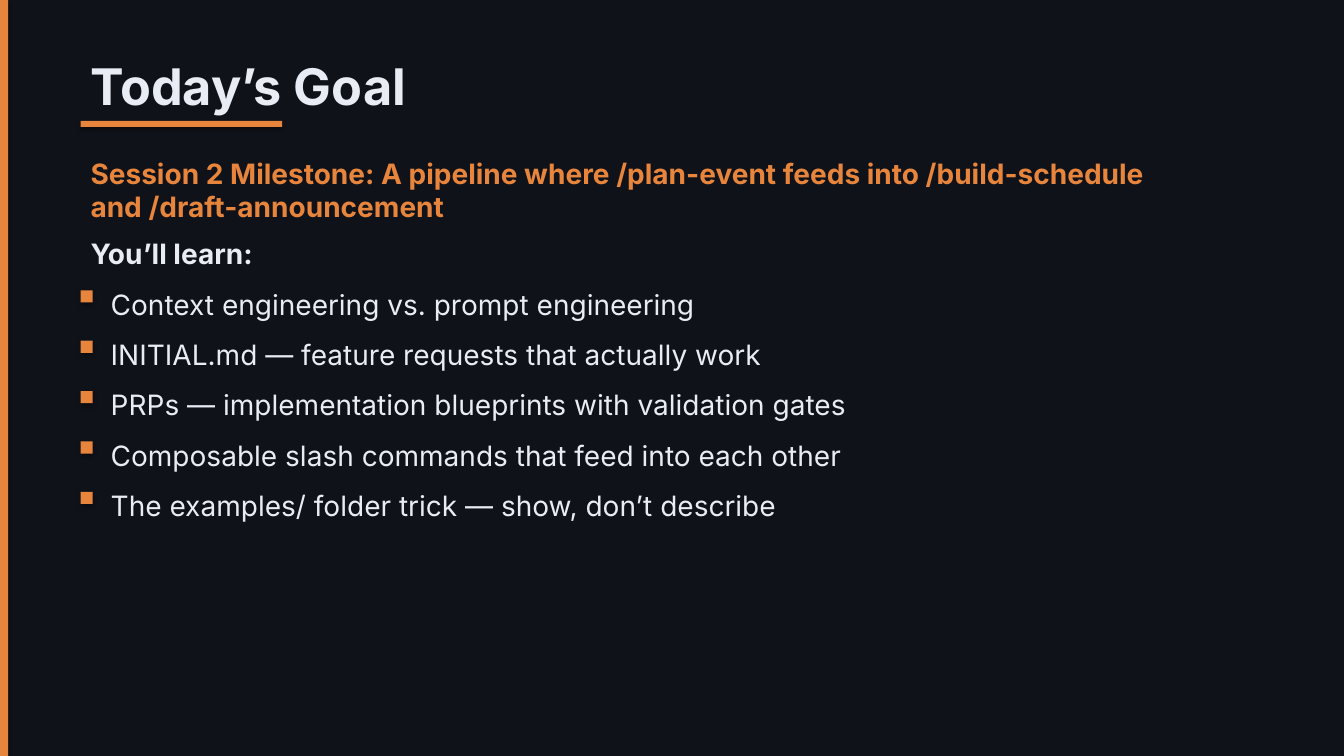
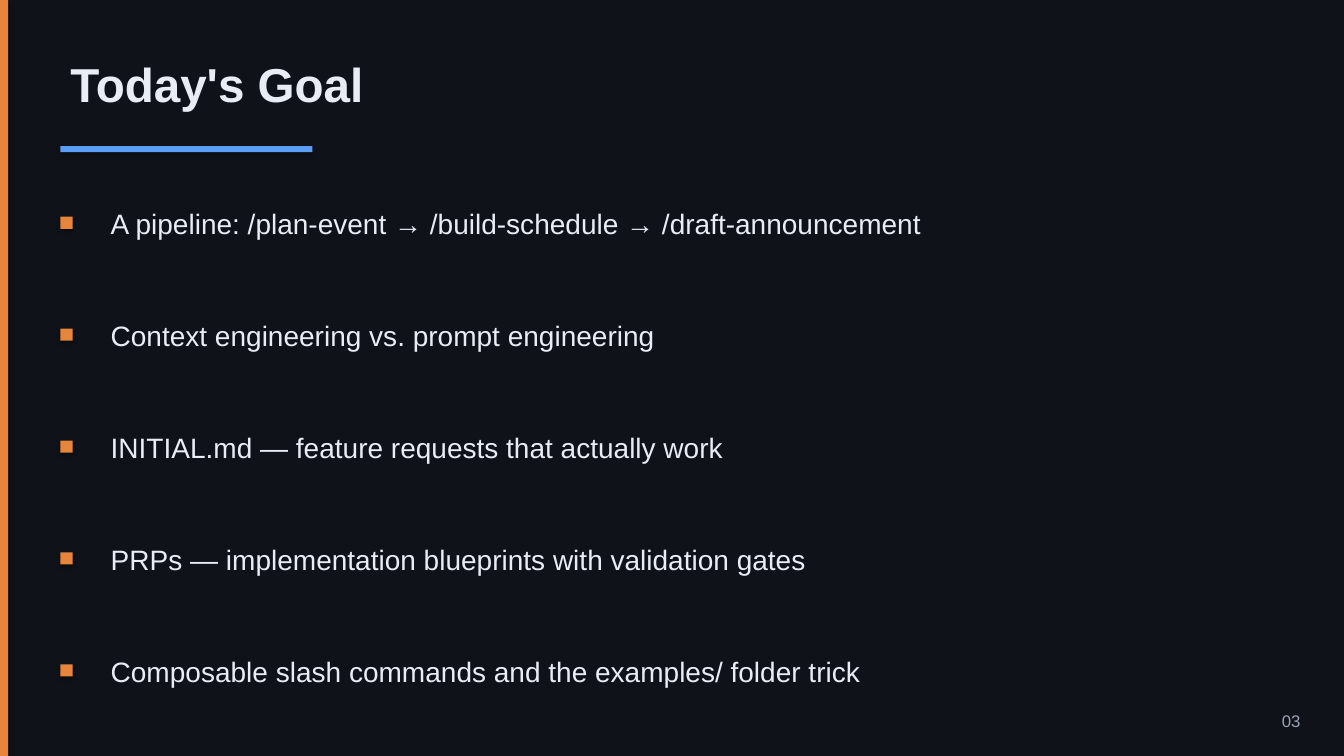
Before and after one commit to nickyeager/tucson-claude-code-meetup, a slide deck: slide 3 of slides/session-2-context-engineering.pptx. Drawn at 1344x756 pixels with LibreOffice and Linux fonts; fonts in the diff are those of the drawing. Boxes give left, top, right and bottom in pixels: in the first picture for what was removed or moved away, otherwise in the second. Text is boxed around its words. In the diff, an @@ line names an element or a change of style, - is before the commit and + after.

```diff
--- a/slides/session-2-context-engineering.pptx
+++ b/slides/session-2-context-engineering.pptx
@@ text at [70, 67, 364, 112]: text changed; size 36 to 34 pt; font Inter to Arial @@
-Today’s Goal
+Today's Goal
@@ rectangle: place and size @@
-rectangle at [81, 121, 282, 127]
+rectangle at [60, 146, 313, 152]
@@ rectangle at [60, 146, 313, 152]: fill #E8853D to #5B9CF5 @@
@@ rectangle: place and size @@
-rectangle at [81, 492, 93, 504]
+rectangle at [60, 217, 73, 229]
@@ text at [111, 213, 921, 239]: text changed; font Inter to Arial; text colour #E8853D to #E8ECF4; bold off @@
-Session 2 Milestone: A pipeline where /plan-event feeds into /build-schedule and /draft-announcement
+A pipeline: /plan-event → /build-schedule → /draft-announcement
@@ text removed at [91, 243, 252, 265] @@
-You’ll learn:
@@ rectangle: place and size @@
-rectangle at [81, 290, 93, 302]
+rectangle at [60, 329, 73, 341]
@@ text "Context engineering vs. prompt engineering": place and size @@
-text "Context engineering vs. prompt engineering" at [111, 294, 694, 321]
+text "Context engineering vs. prompt engineering" at [111, 325, 654, 351]
@@ rectangle: place and size @@
-rectangle at [81, 341, 93, 353]
+rectangle at [60, 441, 73, 453]
@@ text "INITIAL.md — feature requests that ...": place and size @@
-text "INITIAL.md — feature requests that ..." at [111, 343, 761, 371]
+text "INITIAL.md — feature requests that ..." at [111, 437, 722, 463]
@@ text removed at [111, 494, 775, 522] @@
-The examples/ folder trick — show, don’t describe
@@ font Inter to Arial in 3 elements at [111, 325, 654, 351], [111, 437, 722, 463], [111, 549, 806, 575] @@
@@ text "PRPs — implementation blueprints with ...": place and size @@
-text "PRPs — implementation blueprints with ..." at [111, 394, 846, 421]
+text "PRPs — implementation blueprints with ..." at [111, 549, 806, 575]
@@ rectangle: place and size @@
-rectangle at [81, 391, 93, 403]
+rectangle at [60, 553, 73, 565]
@@ rectangle: place and size @@
-rectangle at [81, 442, 93, 454]
+rectangle at [60, 664, 73, 677]
@@ text at [111, 661, 859, 687]: text changed; font Inter to Arial @@
-Composable slash commands that feed into each other
+Composable slash commands and the examples/ folder trick
@@ text added at [1282, 715, 1301, 727], 12 pt, text #9CA3B4 @@
+03
```
Also in this commit, not shown: 17 other slides changed, 4 slides added, 4 slides removed, 4 other files.
